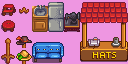
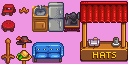
Revision of a layered (128, 64) image; what changed, layer by layer:
painted on "tiles" over [32,1,128,59]
